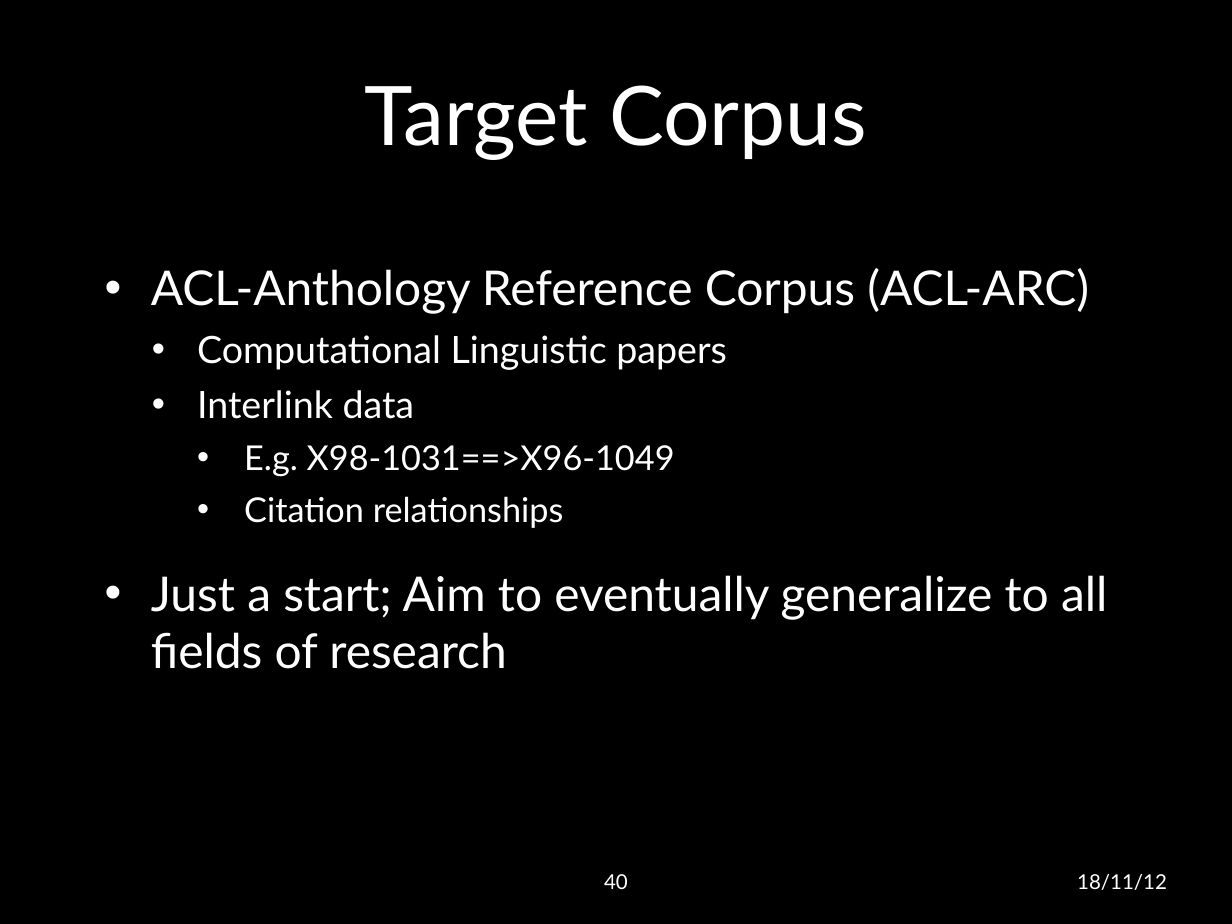
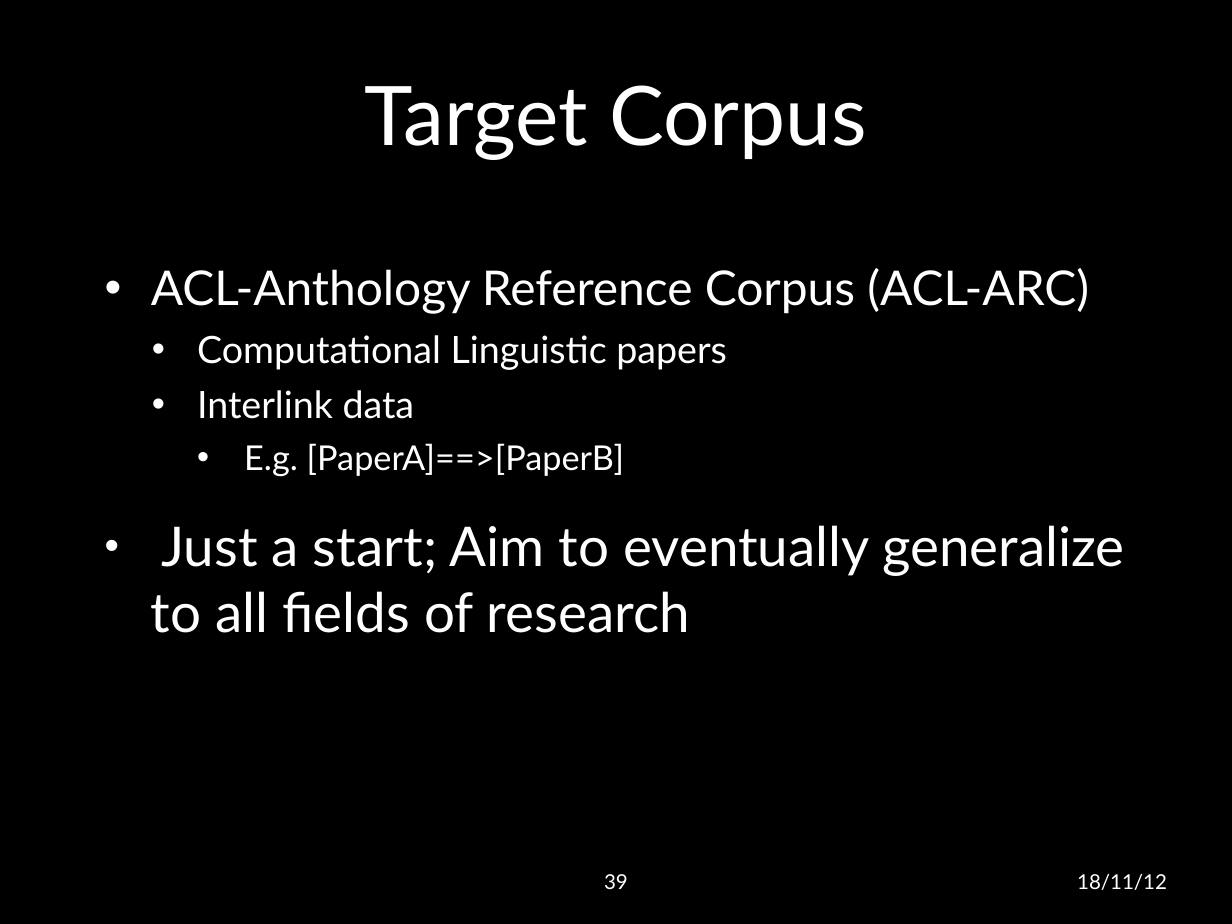
Before and after one commit to lwheng/fyp, a slide deck: slide 39 of presentation/final presentation.pptx (slide 40 before the commit). Drawn at 1232x924 pixels with LibreOffice and Linux fonts; fonts in the diff are those of the drawing; background and template pictures are left out. Boxes give left, top, right and bottom in pixels: in the first picture for what was removed or moved away, otherwise in the second. Text is boxed around its words. In the diff, an @@ line names an element or a change of style, - is before the commit and + after.

```diff
--- a/presentation/final presentation.pptx
+++ b/presentation/final presentation.pptx
@@ text at <box>244,443,624,477</box>: text changed @@
-    • E.g. X98-1031==>X96-1049
-    • Citation relationships
+    • E.g. [PaperA]==>[PaperB]
@@ text at <box>151,525,1124,633</box>: size 28 to 32 pt in "Just a start; Aim to eventually generalize ..." @@
@@ page number at <box>604,874,628,889</box>: text changed @@
-40
+39
```
Also in this commit, not shown: 11 other slides changed, 2 slides removed.
